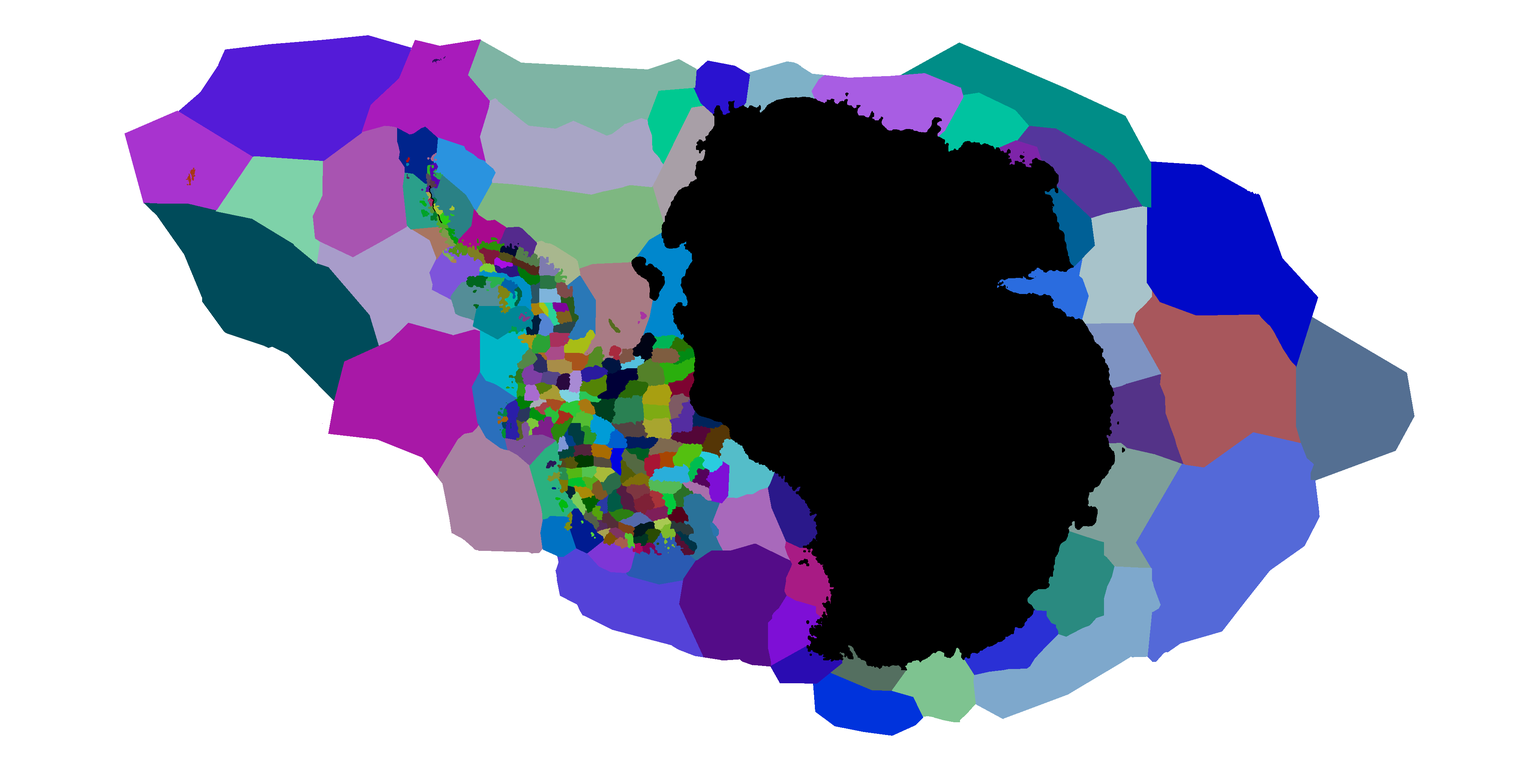
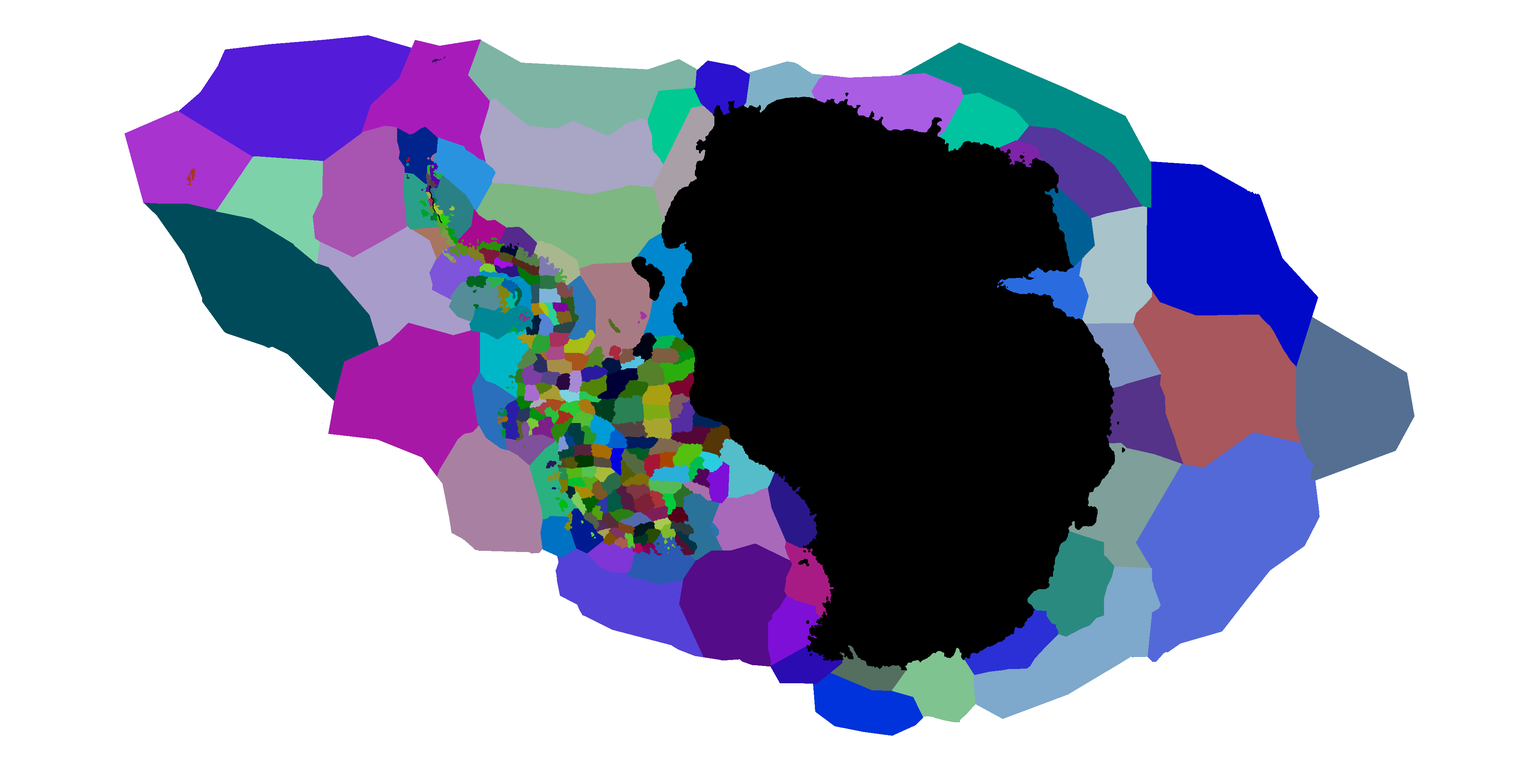
Layers edited between the first and the second (1536, 768) image:
painted on "provinces.bmp" over [448, 301, 500, 333]
